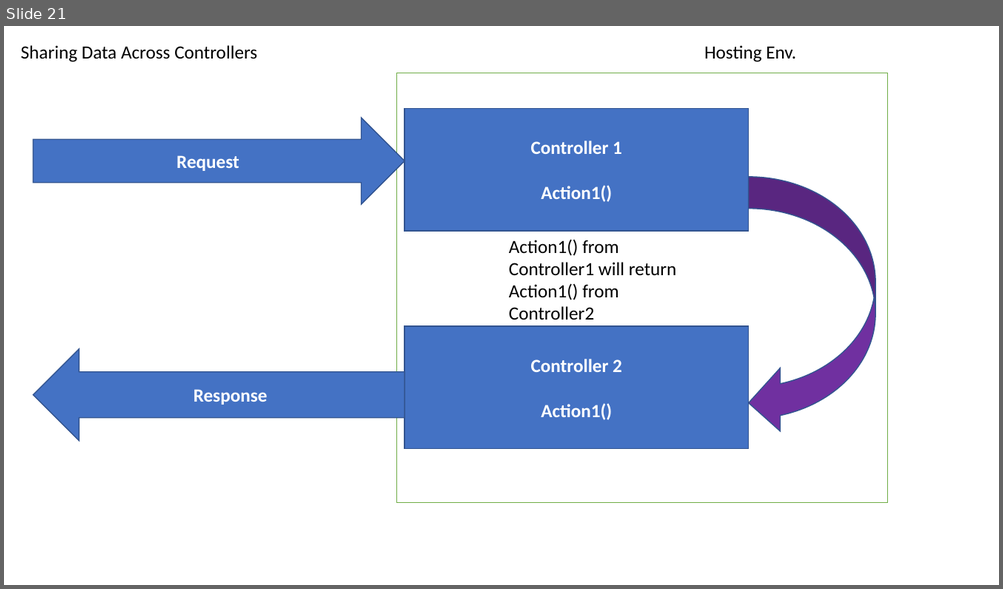
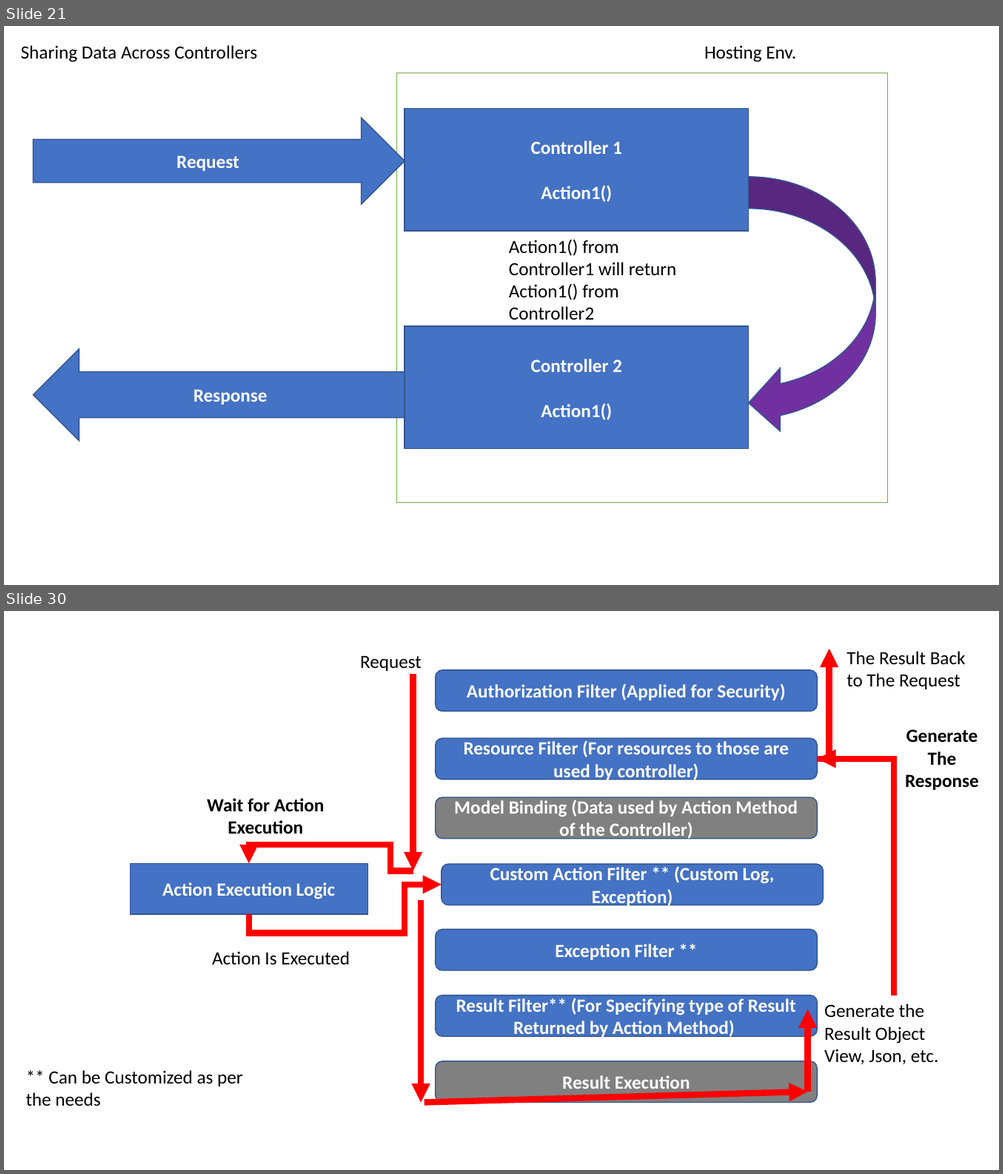
Before and after one commit to maheshsabnis/mbaspnetcore, a slide deck: mbaspnetcore6/MB_Training_Images.pptx. Shown one above the other, each under a label of ours: slide 21 before the commit, slides 21 and 30 after it; the slides between them are not shown. The pictures are 1003x589 and 1003x1174 pixels, drawn with LibreOffice and Linux fonts; fonts in the diff are those of the drawing. Boxes give left, top, right and bottom in pixels: in the first picture for what was removed or moved away, otherwise in the second. Text is boxed around its words. In the diff, an @@ line names an element or a change of style, - is before the commit and + after.

```diff
--- a/mbaspnetcore6/MB_Training_Images.pptx
+++ b/mbaspnetcore6/MB_Training_Images.pptx
@@ slide 30 added at (4,611,999,1170), background #FFFFFF @@
@@ elbow arrow added from (817, 759) to (829, 649), #FF0000 6 pt @@
@@ text added at (846,651,965,689), 18 pt, text #000000 @@
+The Result Back to The Request
@@ text added at (360,655,421,671), 18 pt, text #000000 @@
+Request
@@ arrow added from (413, 674) to (413, 871), #FF0000 6 pt @@
@@ rounded rectangle added at (435,670,817,711), fill #4472C4, outline #325491 1 pt, 18 pt, text #FFFFFF, bold @@
+Authorization Filter (Applied for Security)
@@ rounded rectangle added at (435,738,817,780), fill #4472C4, outline #325491 1 pt, 18 pt, text #FFFFFF, bold @@
+Resource Filter (For resources to those are used by controller)
@@ text added at (905,729,979,790), 18 pt, text #000000, bold @@
+Generate The Response
@@ elbow arrow added from (894, 996) to (817, 759), #FF0000 6 pt @@
@@ text added at (207,798,324,834), 18 pt, text #000000, bold @@
+Wait for Action Execution
@@ rounded rectangle added at (435,797,817,839), fill #808080, outline #325491 1 pt, 18 pt, text #FFFFFF, bold @@
+Model Binding (Data used by Action Method of the Controller)
@@ elbow arrow added from (413, 871) to (249, 864), #FF0000 6 pt @@
@@ rectangle added at (130,864,367,914), fill #4472C4, outline #325491 1 pt, 18 pt, text #FFFFFF, bold @@
+Action Execution Logic
@@ rounded rectangle added at (441,864,822,905), fill #4472C4, outline #325491 1 pt, 18 pt, text #FFFFFF, bold @@
+Custom Action Filter ** (Custom Log, Exception)
@@ elbow arrow added from (249, 914) to (441, 885), #FF0000 6 pt @@
@@ arrow added from (421, 900) to (421, 1102), #FF0000 6 pt @@
@@ rounded rectangle added at (435,930,817,971), fill #4472C4, outline #325491 1 pt, 18 pt, text #FFFFFF, bold @@
+Exception Filter **
@@ text added at (212,951,350,965), 18 pt, text #000000 @@
+Action Is Executed
@@ rounded rectangle added at (435,996,817,1037), fill #4472C4, outline #325491 1 pt, 18 pt, text #FFFFFF, bold @@
+Result Filter** (For Specifying type of Result Returned by Action Method)
@@ arrow added from (808, 1092) to (808, 1009), #FF0000 6 pt @@
@@ text added at (824,1004,939,1065), 18 pt, text #000000 @@
+Generate the Result Object View, Json, etc.
@@ text added at (26,1071,243,1107), 18 pt, text #000000 @@
+** Can be Customized as per the needs
@@ rounded rectangle added at (435,1062,817,1102), fill #808080, outline #325491 1 pt, 18 pt, text #FFFFFF, bold @@
+Result Execution
@@ arrow added from (424, 1102) to (808, 1092), #FF0000 6 pt @@
```
Also in this commit, not shown: 1 slide changed, 8 other slides added, 1 other file.
